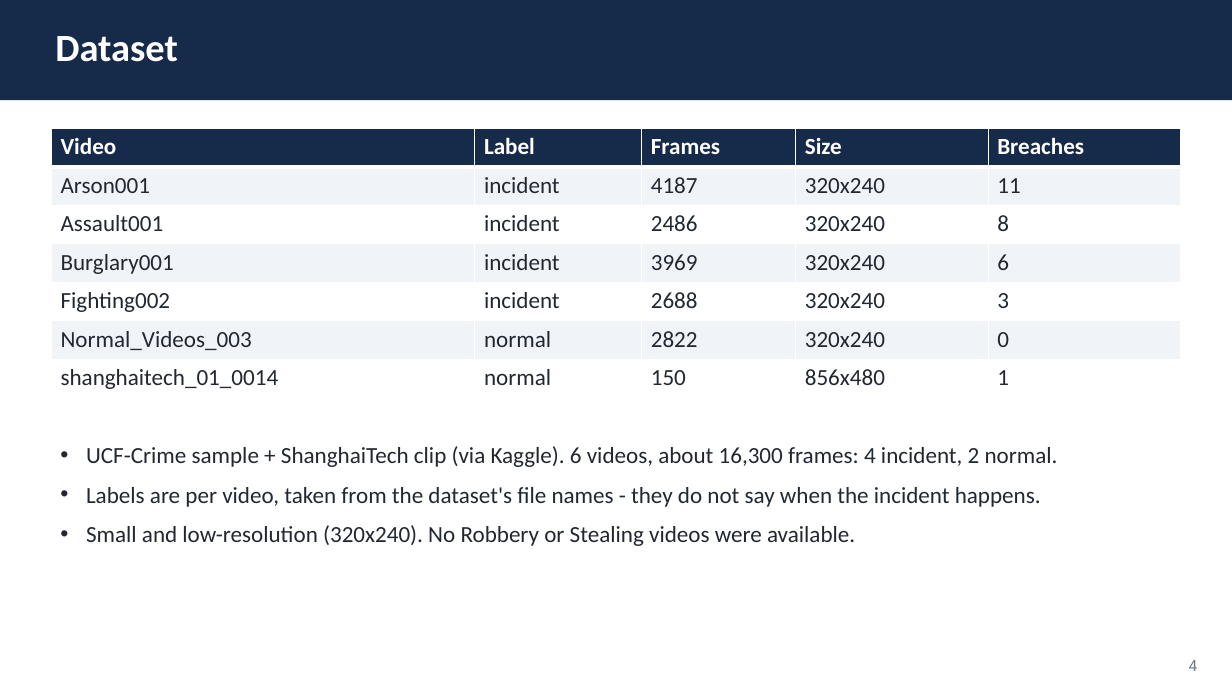
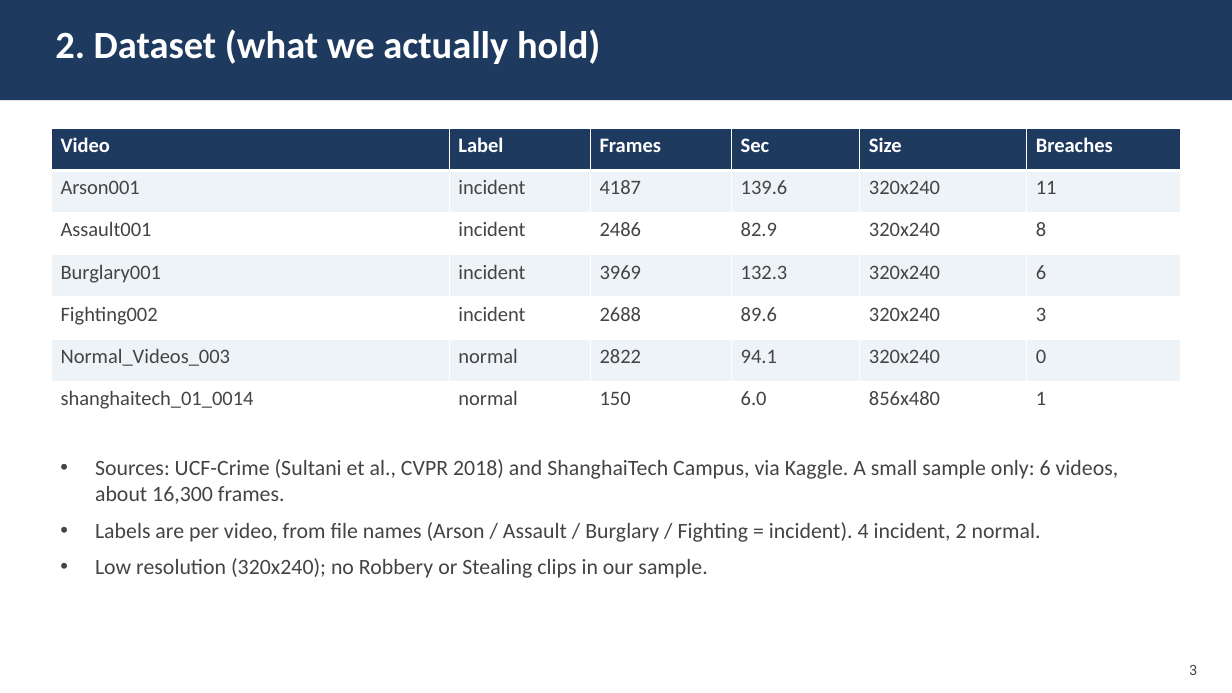
Before and after one commit to Tanya-74/SmartCCTV_Project, a slide deck: slide 3 of report/Final_Presentation.pptx (slide 4 before the commit). Drawn at 1232x693 pixels with LibreOffice and Linux fonts; fonts in the diff are those of the drawing. Boxes give left, top, right and bottom in pixels: in the first picture for what was removed or moved away, otherwise in the second. Text is boxed around its words. In the diff, an @@ line names an element or a change of style, - is before the commit and + after.

```diff
--- a/report/Final_Presentation.pptx
+++ b/report/Final_Presentation.pptx
@@ rectangle at [0,0,1232,100]: fill #162A4A to #1F3A5F @@
@@ text at [55,29,600,64]: text changed @@
-Dataset
+2. Dataset (what we actually hold)
@@ table at [52,128,1183,423] @@
+column 4: Sec | 139.6 | 82.9 | 132.3 | 89.6 | 94.1 | 6.0
@@ text at [95,459,1119,578]: text changed; size 18 to 17 pt; text colour #222831 to #444444 @@
-• UCF-Crime sample + ShanghaiTech clip (via Kaggle). 6 videos, about 16,300 frames: 4 incident, 2 normal.
-• Labels are per video, taken from the dataset's file names - they do not say when the incident happens.
-• Small and low-resolution (320x240). No Robbery or Stealing videos were available.
+• Sources: UCF-Crime (Sultani et al., CVPR 2018) and ShanghaiTech Campus, via Kaggle. A small sample only: 6 videos, about 16,300 frames.
+• Labels are per video, from file names (Arson / Assault / Burglary / Fighting = incident). 4 incident, 2 normal.
+• Low resolution (320x240); no Robbery or Stealing clips in our sample.
@@ text removed at [1189,660,1198,671] @@
-4
@@ text added at [1189,665,1197,675], 11 pt, text #444444 @@
+3
```
Also in this commit, not shown: 7 other slides changed, 7 slides added, 5 slides removed, 16 other files.
